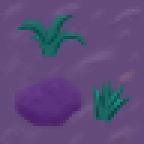
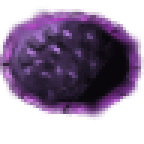
Comparing the layer stacks of the two 144×144 images. Changes:
added layer "Spawn Point" above "Layer 5" over box(0, 3, 144, 123)
hid "Layer 5" over box(12, 75, 84, 129)
hid "Layer 4" over box(93, 78, 132, 123)
hid "Layer 3" over box(12, 15, 90, 60)
hid group "Dirt" (3 layers) over box(0, 0, 144, 144)
